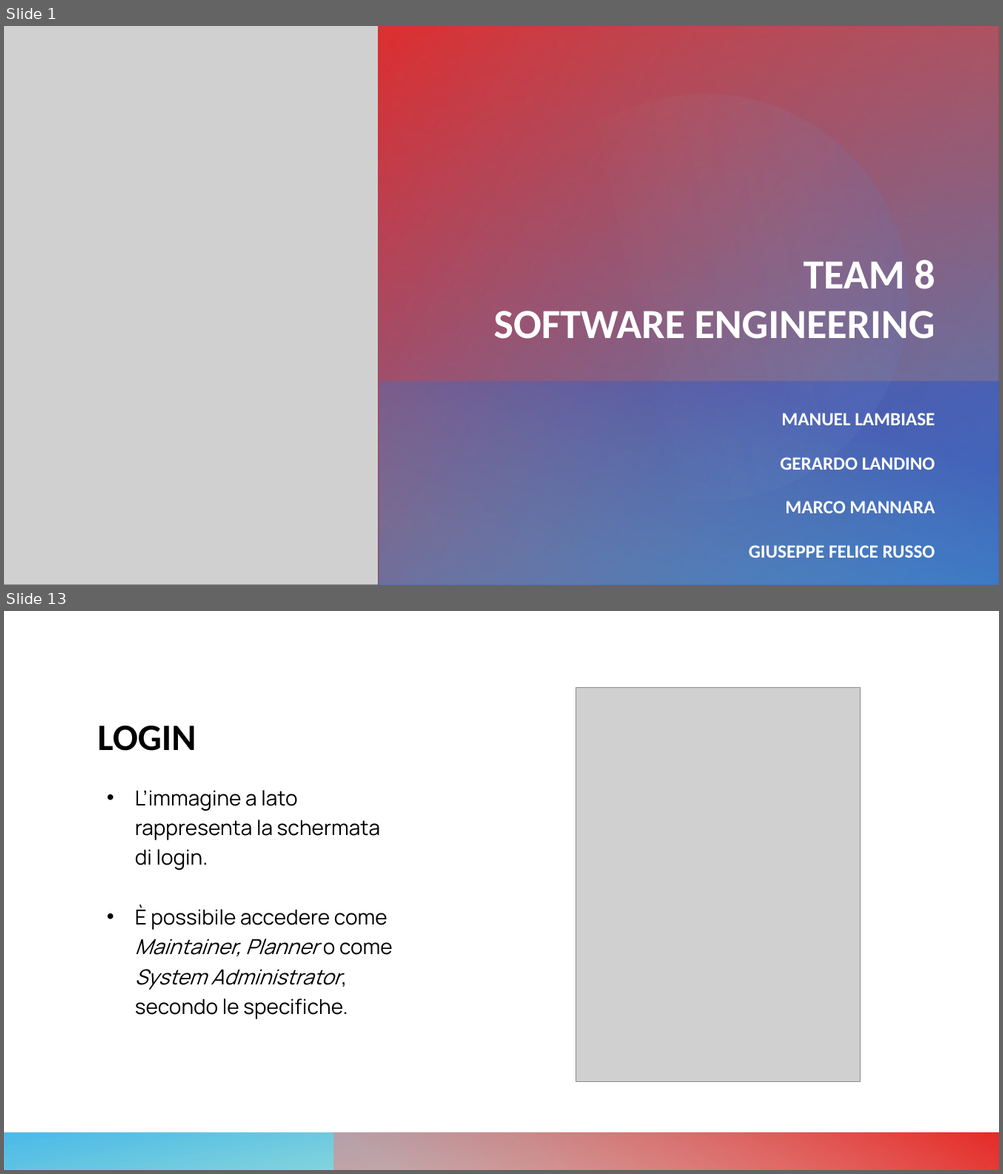
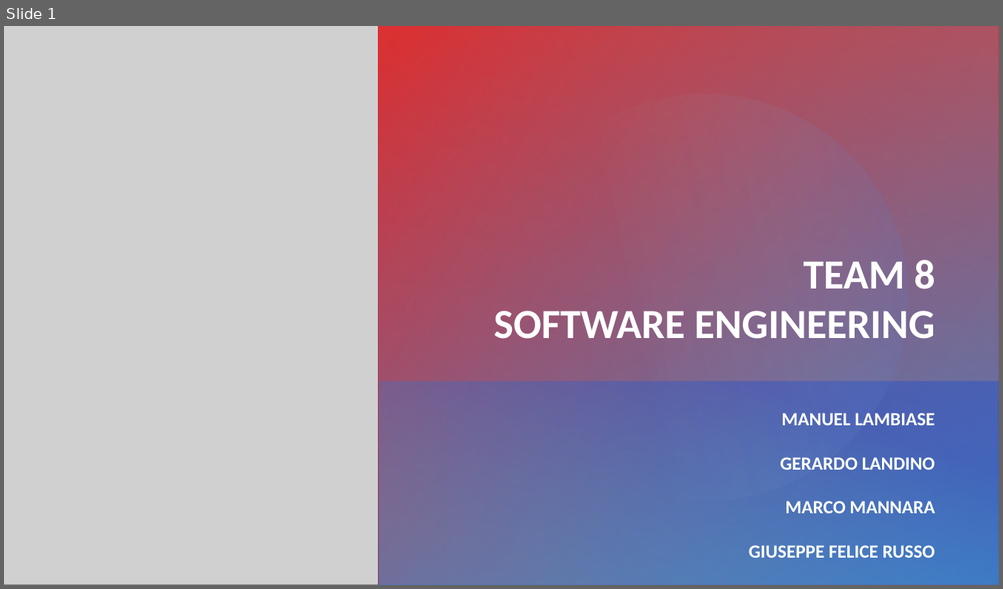
Before and after one commit to giuseppefrusso/Team8SE, a slide deck: Team 8.pptx. Shown one above the other, each under a label of ours: slides 1 and 13 before the commit, slide 1 after it; the slides between them are not shown. The pictures are 1003x1174 and 1003x589 pixels, drawn with LibreOffice and Linux fonts; fonts in the diff are those of the drawing; grey boxes stand for pictures. Boxes give left, top, right and bottom in pixels: in the first picture for what was removed or moved away, otherwise in the second. Text is boxed around its words. In the diff, an @@ line names an element or a change of style, - is before the commit and + after.

```diff
--- a/Team 8.pptx
+++ b/Team 8.pptx
@@ slide 13 removed at [4, 611, 999, 1170], background #FFFFFF; not listed: 2 template elements that a slide beside it also shows @@
@@ picture removed at [576, 688, 859, 1082] @@
@@ title removed at [97, 726, 196, 751] @@
-LOGIN
@@ text removed at [135, 790, 392, 1019] @@
-• L’immagine a lato rappresenta la schermata di login.
-• È possibile accedere come Maintainer, Planner o come System Administrator, secondo le specifiche.
```
Also in this commit, not shown: 1 slide changed, 7 slides added, 13 other slides removed.
